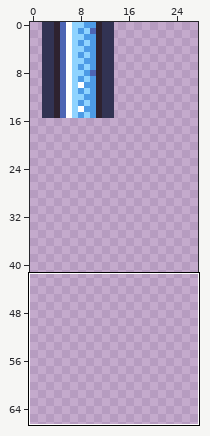
One commit to this pixel-art file: docs/assets/images/water-tubes.aseprite. The picture above shows the old version from afar; the outline marks the close-up.
Close-up. Earlier state:
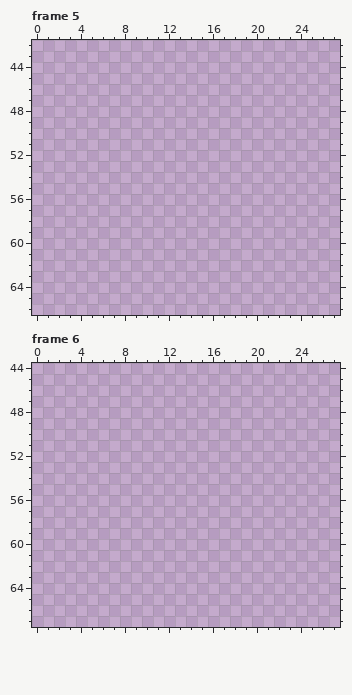
256x256 pixels, 6 frames. Shown: frame 5: x 0..27, y 42..66; frame 6: x 0..27, y 44..67. The wide view leaves out empty margins. The commit also changed other frames or places, which this record leaves out.
Now the later version:
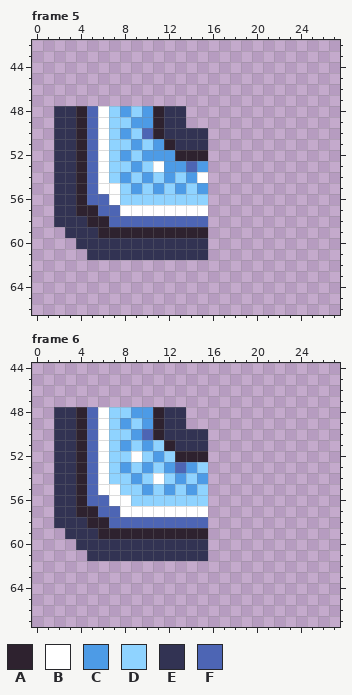
Palette (. is transparent): A #2e222f  B #ffffff  C #4d9be6  D #8fd3ff  E #323353  F #4d65b4
What changed:
layer "corner" added
layer "corner-highlights" added
Changed rows in their new state; - is an unchanged pixel.
Frame 5, layers "corner-highlights", "corner":
first column x 2:
48 EEAFBDCDCAEE--
49 EEAFBDDCCAEE--
50 EEAFBDCDFAEEEE
51 EEAFBDDCDCAEEE
52 EEAFBDCDCCCAAA
53 EEAFBDDCDBCCFC
54 EEAFBDCDCDCDCB
55 EEAFBBDCDCDCDC
56 EEAFFBDDDDDDDD
57 EEAAFFBBBBBBBB
58 EEEAAFFFFFFFFF
59 -EEEAAAAAAAAAA
60 --EEEEEEEEEEEE
61 ---EEEEEEEEEEE
Frame 6, layer "corner":
first column x 2:
48 EEAFBDDCCAEE--
49 EEAFBDCDCAEE--
50 EEAFBDDCFAEEEE
51 EEAFBDCDCDAEEE
52 EEAFBDDBDCDAAA
53 EEAFBDCDCDCFCD
54 EEAFBDDCDBDCDC
55 EEAFBBDDCDCDCD
56 EEAFFBBDDDDDDD
57 EEAAFFBBBBBBBB
58 EEEAAFFFFFFFFF
59 -EEEAAAAAAAAAA
60 --EEEEEEEEEEEE
61 ---EEEEEEEEEEE
Changed places in both close-ups, as pixel boxes (x1, y1, x2, y2):
added: (54, 106, 208, 260)
added: (54, 407, 208, 561)
